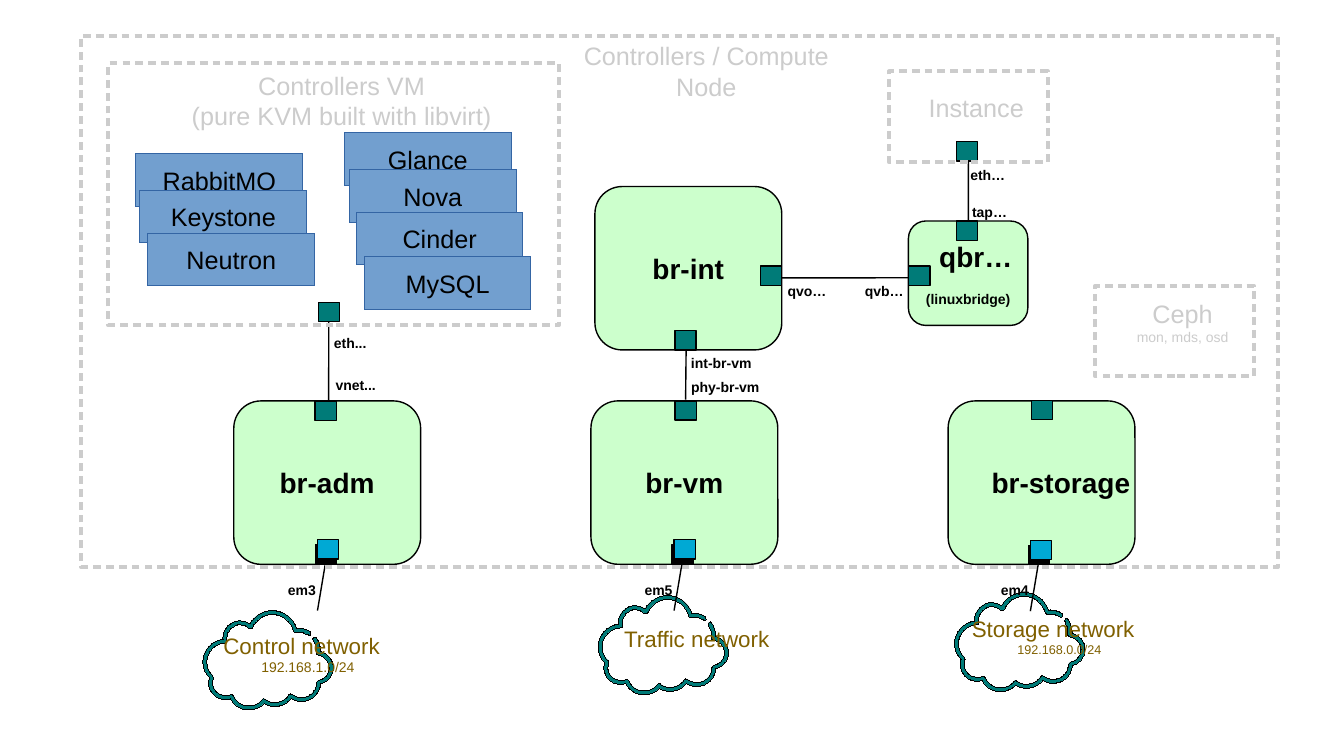
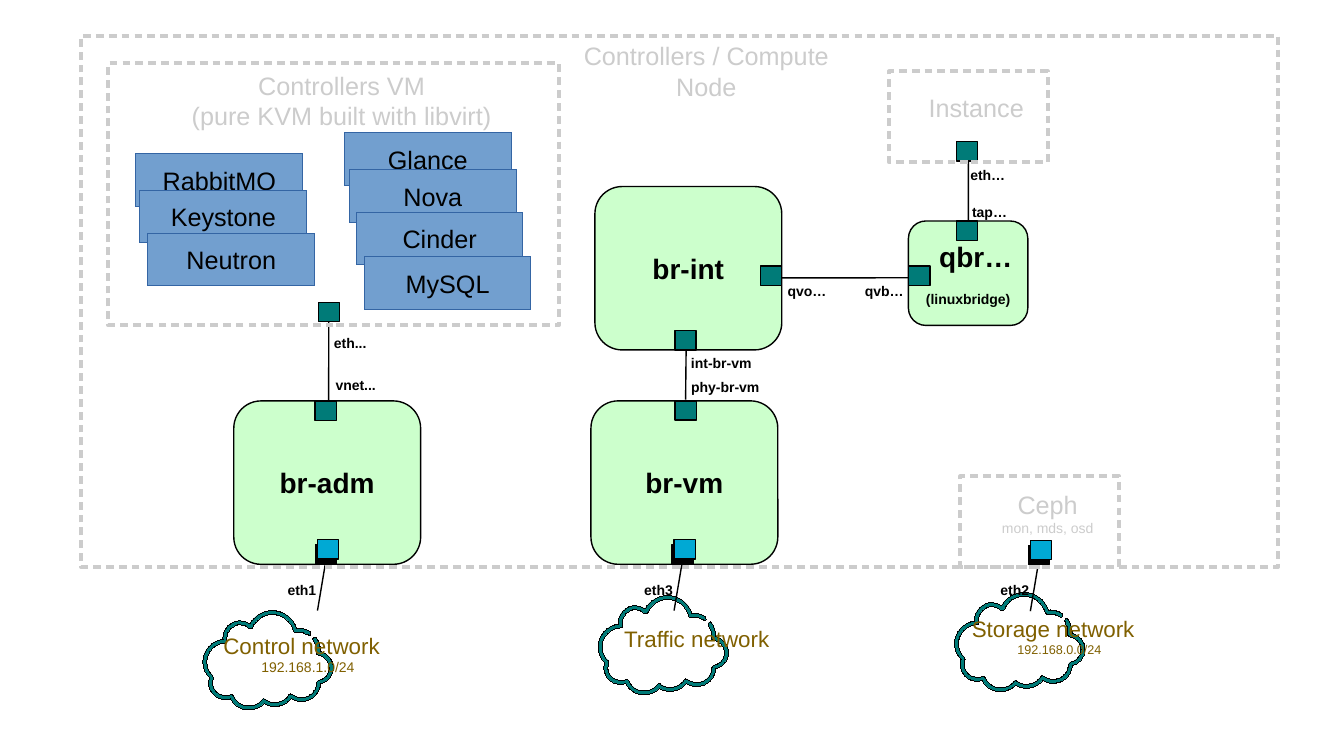
Before and after one commit to Orange-OpenSource/opnfv, a slide deck: slide 1 of docs/Bridge topology.odp. Drawn at 1344x756 pixels with LibreOffice and Linux fonts; fonts in the diff are those of the drawing; background and template pictures are left out. Boxes give left, top, right and bottom in pixels: in the first picture for what was removed or moved away, otherwise in the second. Text is boxed around its words. In the diff, an @@ line names an element or a change of style, - is before the commit and + after.

```diff
--- a/docs/Bridge topology.odp
+++ b/docs/Bridge topology.odp
@@ rounded rectangle removed at (949, 401, 1135, 565) @@
-br-storage
@@ rectangle removed at (1031, 400, 1053, 419) @@
@@ rectangle: place and size @@
-rectangle at (1096, 285, 1254, 376)
+rectangle at (961, 476, 1119, 567)
@@ text "Ceph": place and size @@
-text "Ceph" at (1137, 305, 1229, 342)
+text "Ceph" at (1002, 496, 1094, 533)
@@ text at (288, 585, 317, 595): text changed @@
-em3
+eth1
@@ text at (644, 584, 673, 599): text changed @@
-em5
+eth3
@@ text at (1000, 584, 1029, 599): text changed @@
-em4
+eth2
```
Also in this commit, not shown: 1 other slide changed, 1 slide added, 3 other files.
